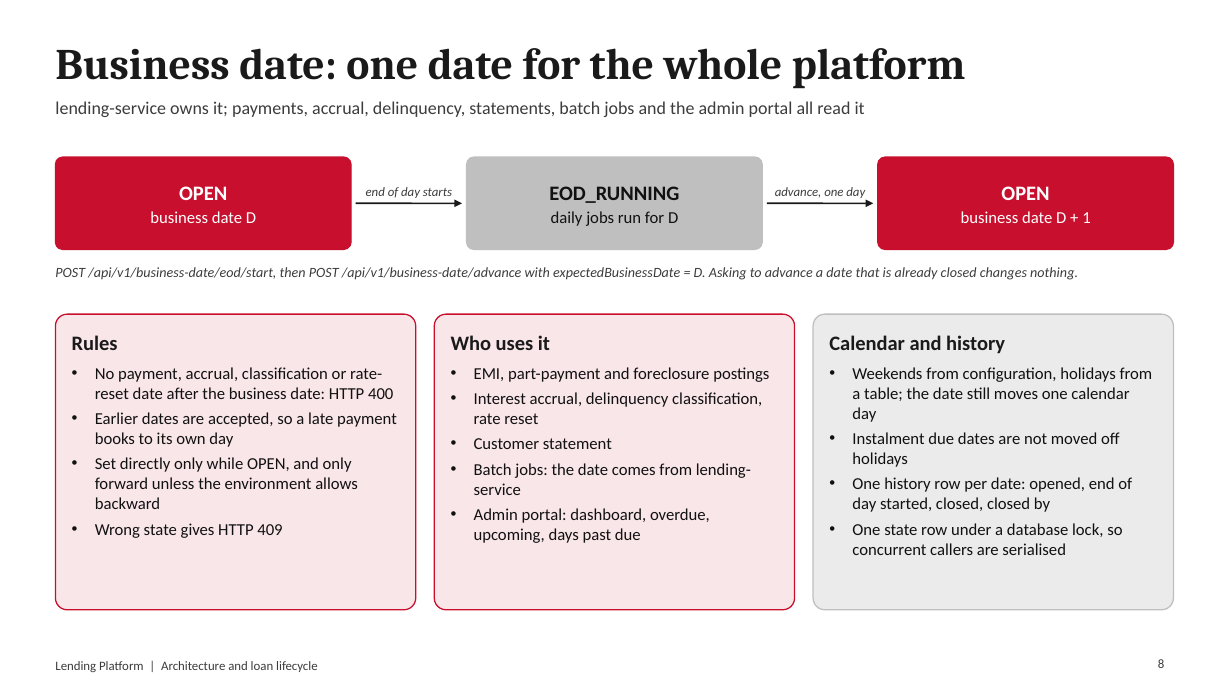
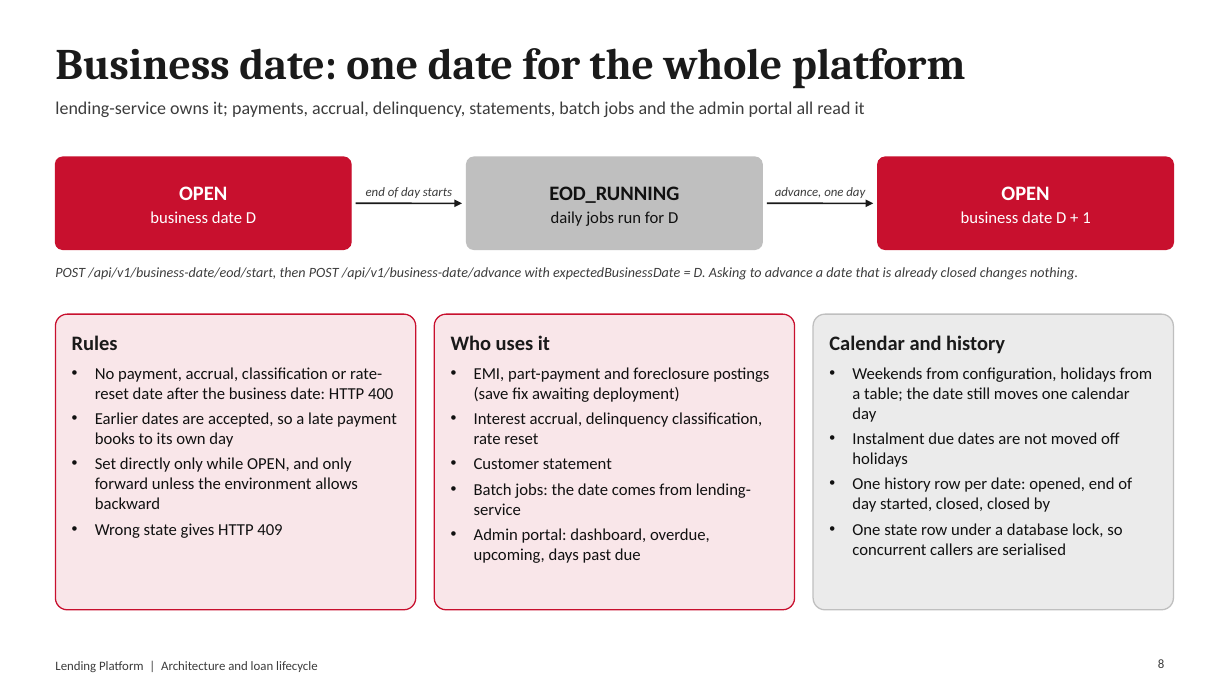
Before and after one commit to kiran199-code/lending, a slide deck: slide 8 of docs/Lending-Platform-Architecture-v1.6.pptx. Drawn at 1232x693 pixels with LibreOffice and Linux fonts; fonts in the diff are those of the drawing. Boxes give left, top, right and bottom in pixels: in the first picture for what was removed or moved away, otherwise in the second. Text is boxed around its words. In the diff, an @@ line names an element or a change of style, - is before the commit and + after.

```diff
--- a/docs/Lending-Platform-Architecture-v1.6.pptx
+++ b/docs/Lending-Platform-Architecture-v1.6.pptx
@@ text in rounded rectangle at box(474, 367, 769, 402): text changed @@
-• EMI, part-payment and foreclosure postings
+• EMI, part-payment and foreclosure postings (save fix awaiting deployment)
```
Also in this commit, not shown: 4 other slides changed, 7 other files.
